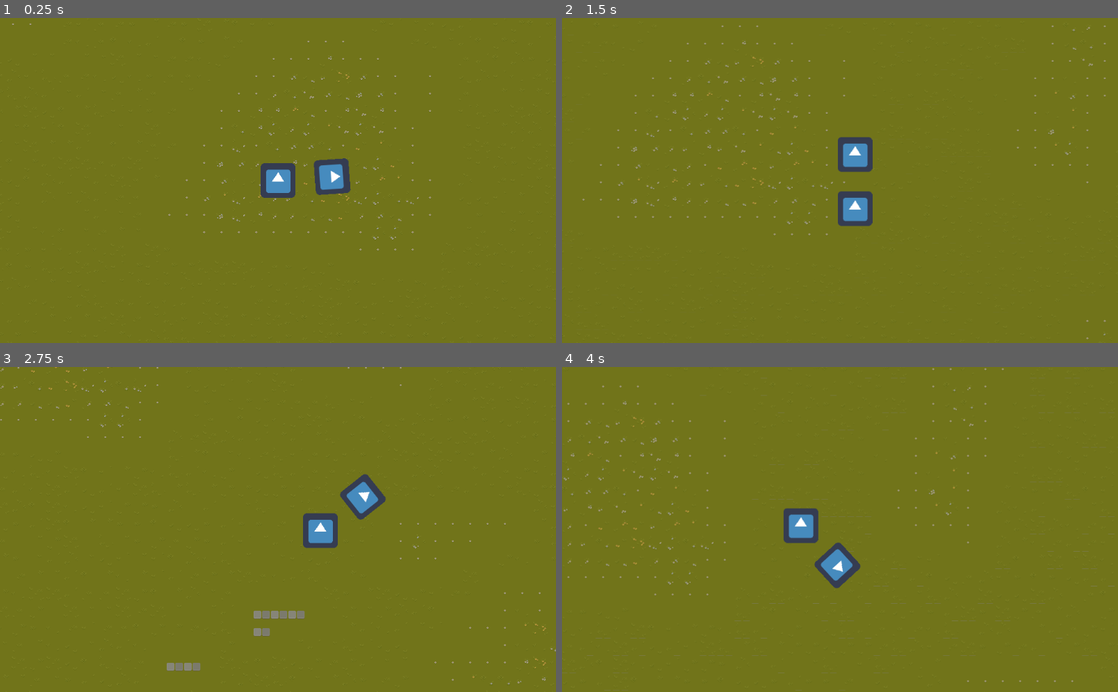
Above: before the commit, frames 1-4 (two rows, left to right).
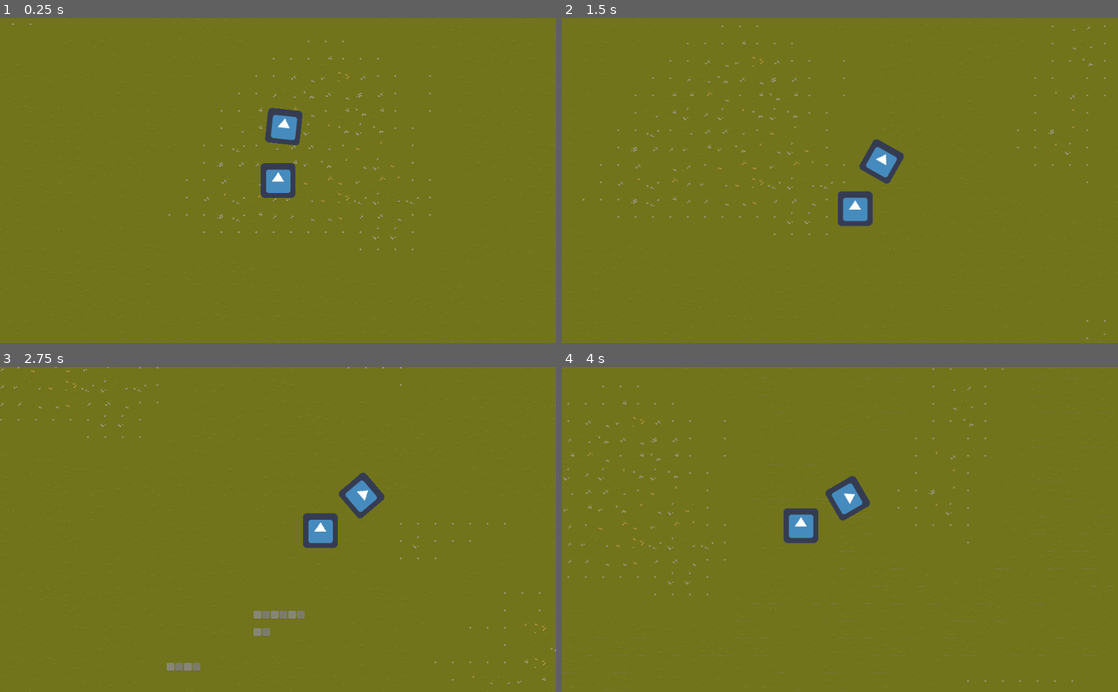
Above: after the commit, the same moments.

Repository: fuutou89/project_howmanyexcalibur
Game: Godot game, scene res://Scenes/Main.tscn
Same seed, same stepped clock (60 frames per second), same inputs: the game is played once before the commit and once after it. The engine's default icon, where the game draws it, is replaced by a stand-in: a white triangle on a blue panel in a dark square.
Inputs:
- Up to frame 1 (0.25 s): no input
- Up to frame 2 (1.5 s): hold D (move_right) 0.53-1.28 s; tap Space (switch_hand) at 0.6, 1.35 s; hold S (move_down) from 1.28 s (still down)
- Up to frame 3 (2.75 s): release S (move_down) at 2.03 s; hold D (move_right) from 2.03 s (still down); tap Space (switch_hand) at 2.1 s
- Up to frame 4 (4 s): release D (move_right) at 2.78 s; hold W (move_up) 2.78-3.53 s; tap Space (switch_hand) at 2.85, 3.6 s; hold A (move_left) from 3.53 s (still down)

The runs differ from the first frame. In frame 1, 1.3% of the frame differs, in the area x 47-64%, y 27-55%; in frame 2, 1.1%; in frame 3, 0.2%; in frame 4, 1.3%, in the area x 45-56%, y 33-69%.

Commit message:
Excalibur Speed Mech

Diff:
--- a/Game/Scenes/Attachment.gd
+++ b/Game/Scenes/Attachment.gd
@@ -1,10 +1,14 @@
 extends Area2D
+
+export var max_speed = 0.01
+export var acceleration = 0.01
+export var decceleration = 0.01
 
 # Called when the node enters the scene tree for the first time.
 func _ready():
 	#add_to_group("attachments")
+	get_tree().call_group("player", "PickAttachment", acceleration, decceleration, max_speed)
 	pass # Replace with function body.
-
 
 func _on_Attachment_area_entered(area):
 	if !area.is_in_group("pickup"):
--- a/Game/Scenes/Main.tscn
+++ b/Game/Scenes/Main.tscn
@@ -123,7 +123,6 @@
 
 [node name="Player" parent="." instance=ExtResource( 1 )]
 position = Vector2( -616, 624 )
-hand_rotate_speed = 0.1
 
 [node name="AttachmentRoot" type="Node" parent="."]
 
--- a/Game/Scenes/Player.tscn
+++ b/Game/Scenes/Player.tscn
@@ -1,8 +1,10 @@
-[gd_scene load_steps=5 format=2]
+[gd_scene load_steps=7 format=2]
 
 [ext_resource path="res://icon.png" type="Texture" id=1]
 [ext_resource path="res://Scenes/Excalibur.tscn" type="PackedScene" id=2]
 [ext_resource path="res://Scripts/Player.gd" type="Script" id=3]
+[ext_resource path="res://Scripts/PlayerCamera2D.gd" type="Script" id=4]
+[ext_resource path="res://Scripts/PlayerHand.gd" type="Script" id=5]
 
 [sub_resource type="CapsuleShape2D" id=1]
 radius = 26.0
@@ -13,7 +15,6 @@
 __meta__ = {
 "_edit_group_": true
 }
-hand_rotate_speed = 0.01
 
 [node name="Sprite" type="Sprite" parent="."]
 texture = ExtResource( 1 )
@@ -23,6 +24,7 @@
 disabled = true
 
 [node name="Hand" type="Node2D" parent="."]
+script = ExtResource( 5 )
 
 [node name="Excalibur" parent="Hand" instance=ExtResource( 2 )]
 position = Vector2( 0, -100 )
@@ -30,5 +32,6 @@
 [node name="Camera2D" type="Camera2D" parent="."]
 current = true
 smoothing_enabled = true
+script = ExtResource( 4 )
 
 [connection signal="area_entered" from="Hand/Excalibur" to="." method="_on_Excalibur_area_entered"]
--- a/Game/Scripts/Player.gd
+++ b/Game/Scripts/Player.gd
@@ -1,31 +1,19 @@
 extends Area2D
 
 export var speed = 400 # How fast the player will move (pixels/sec).
+
 #var screen_size # Size of the game window.
-
-export var hand_rotate_speed = .1
-const ZOOM_RATE: float = 0.5
-var _target_zoom: float = 1.0
-
 func _ready():
 	#screen_size = get_viewport_rect().size
 	add_to_group("player")
 
-func _physics_process(delta):
-	$Camera2D.zoom = lerp($Camera2D.zoom, _target_zoom * Vector2.ONE, ZOOM_RATE * delta)
-	set_physics_process(not is_equal_approx($Camera2D.zoom.x, _target_zoom))
-
 func _process(delta):
-	$Hand.rotate(hand_rotate_speed)
-
 	var childCount = $Hand.get_child_count()
 	var new_zoom = clamp(childCount / 10.0, 1, 3)
-	if _target_zoom != new_zoom:
-		_target_zoom = new_zoom
-		set_physics_process(true)
+	$Camera2D.ZoomCam(new_zoom)
 
 	if Input.is_action_just_released("switch_hand"):
-		hand_rotate_speed *= -1
+		$Hand.SwitchHand()
 
 	var velocity = Vector2.ZERO # The player's movement vector.
 	if Input.is_action_pressed("move_right"):
@@ -52,3 +40,8 @@
 	var gPos = area.global_position
 	var gRot = area.global_rotation
 	var attachment = area.CreateAttachment(gPos, gRot, $Hand)
+
+func PickAttachment(acceleration, decceleration, max_speed):
+	$Hand.SetHandAcceleration($Hand.acceleration + max_speed)
+	$Hand.SetHandDecceleration($Hand.decceleration + max_speed)
+	$Hand.SetMaxSpeed($Hand.max_rotate_speed + max_speed)
--- /dev/null
+++ b/Game/Scripts/PlayerCamera2D.gd
@@ -0,0 +1,21 @@
+extends Camera2D
+
+const ZOOM_RATE: float = 0.5
+var _target_zoom: float = 1.0
+
+# Called when the node enters the scene tree for the first time.
+func _ready():
+	pass # Replace with function body.
+
+func _physics_process(delta):
+	zoom = lerp(zoom, _target_zoom * Vector2.ONE, ZOOM_RATE * delta)
+	set_physics_process(not is_equal_approx(zoom.x, _target_zoom))
+
+func ZoomCam(new_zoom):
+	if _target_zoom != new_zoom:
+		_target_zoom = new_zoom
+		set_physics_process(true)
+
+# Called every frame. 'delta' is the elapsed time since the previous frame.
+#func _process(delta):
+#	pass
--- /dev/null
+++ b/Game/Scripts/PlayerHand.gd
@@ -0,0 +1,49 @@
+extends Node2D
+
+var acceleration = 0.5
+var decceleration = 1
+var rotate_dir = 1
+var max_rotate_speed = 0.1
+var rotate_speed = 0
+
+func _ready():
+	set_physics_process(true)
+
+func _physics_process(delta):
+	var target_speed = max_rotate_speed * rotate_dir
+	var target_rot_dir = target_speed * rotate_speed
+	var acc_dir = abs(target_speed) > abs(rotate_speed)
+
+	var target_acceleration = 0
+
+	if acc_dir:
+		if target_rot_dir > 0:
+			target_acceleration = acceleration
+		else:
+			target_acceleration = decceleration
+	else:
+		target_acceleration = decceleration
+
+	rotate_speed = lerp(rotate_speed, target_speed, target_acceleration * delta)
+
+	set_physics_process(not is_equal_approx(rotate_speed, target_speed))
+	pass
+
+func _process(delta):
+	rotate(rotate_speed)
+
+func SwitchHand():
+	rotate_dir *= -1
+	set_physics_process(true)
+
+func SetMaxSpeed(new_max_speed):
+	max_rotate_speed = new_max_speed
+	set_physics_process(true)
+
+func SetHandAcceleration(new_acceleration):
+	acceleration = new_acceleration
+	set_physics_process(true)
+
+func SetHandDecceleration(new_decceleration):
+	decceleration = new_decceleration
+	set_physics_process(true)
